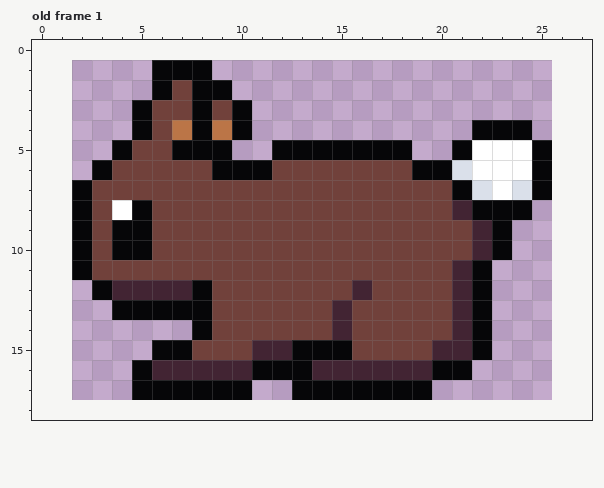
Two versions of one pixel-art file, _assets/art/player/player.aseprite. Above is the file before it was changed.
24x17 pixels, 1 frame. Shown: old frame 1. The old version is drawn lined up with the new one, on the new canvas. The commit also changed other frames, which this record leaves out.
Once edited:
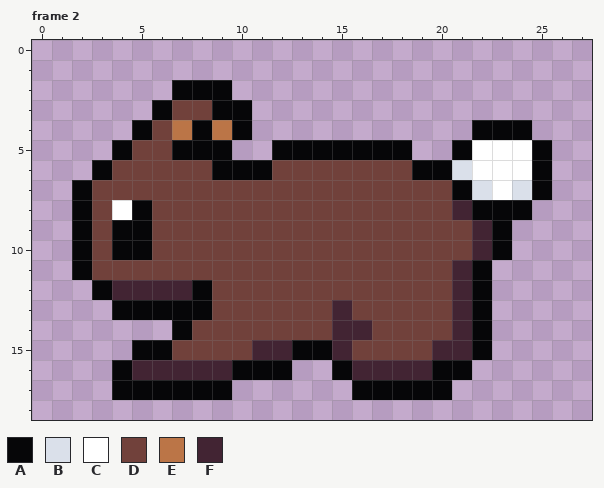
Palette (. is transparent): A #060608  B #dae0ea  C #ffffff  D #71413b  E #bb7547  F #422433
A new or re-ordered frame is compared with the old frame closest to it.
Changes in this commit:
canvas 24x17 -> 28x19, the old top-left corner now at 2,1
frames 1 -> 3
Frame 2 is new; against old frame 1:
y 1: x 6..8 AAA -> ...
y 2: x 6..7 AD -> .A
y 3: x 5..6 AD -> .A; x 8..9 AD -> DA
y 12: x 16 F -> D
y 14: x 7..8 .A -> AD; x 16 D -> F
y 15: x 5 . -> A; x 7 A -> D; x 15 A -> F
y 16: x 4..5 .A -> AF; x 10 F -> A; x 13..15 AFF -> ..A
y 17: x 4 . -> A; x 10 A -> .; x 13..15 AAA -> ...; x 20 . -> A
